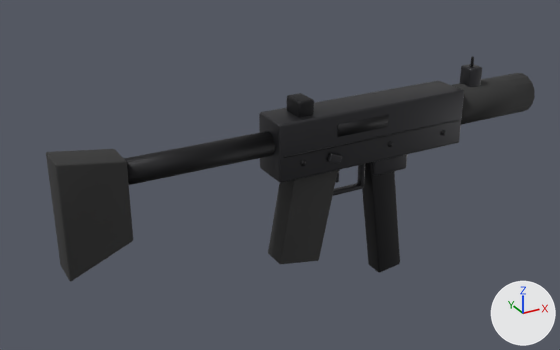
Two versions of the glTF model SourceArt/Models/SM_UMP.glb, one commit apart.
One viewpoint serves both versions: a camera (50 mm lens) standing at (-0.461, -0.718, 0.327) and looking at (-0.051, 0.028, -0.045). The axes (+X, +Y, +Z) are drawn at lower right. The lights are the same throughout. The older version comes first. Vertices at exactly the same position are counted once.

The first picture shows 'SM_UMP'.
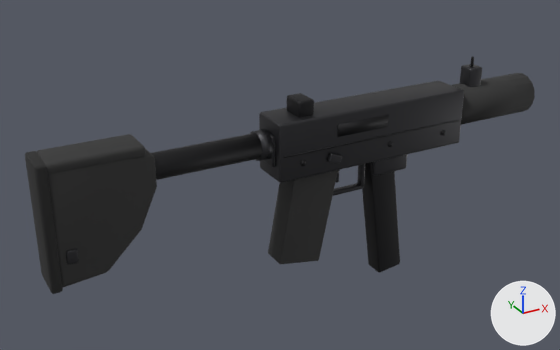
Where the change shows, as pixel boxes (x1, y1, x2, y2) in the pictures (560 x 350 px; the box of a moved part takes in the faces that stretch with it):
'SM_UMP', reshaped
    before: (46, 56, 535, 281)
    after: (25, 56, 535, 294)
part 1 of me_sm_ump, added
    after: (250, 129, 273, 161)
part 2 of me_sm_ump, added
    after: (260, 129, 275, 167)
part 3 of me_sm_ump, rebuilt
    before: (46, 149, 133, 281)
    after: (48, 149, 157, 287)
part 4 of me_sm_ump, added
    after: (36, 134, 146, 174)
part 5 of me_sm_ump, added (black)
    after: (25, 151, 63, 294)
part 6 of me_sm_ump, moved or reshaped
    before: (124, 131, 275, 185)
    after: (151, 131, 272, 180)

The change, as a diff of the scene's bpy script:
```diff
--- a/SourceArt/Models/SM_UMP.glb.py
+++ b/SourceArt/Models/SM_UMP.glb.py
@@ mat_m_rubber @@
+mat_m_rubber = principled_material('M_Rubber')
+mat_m_rubber.base_color = (0.02, 0.02, 0.02)  # black #272727
+mat_m_rubber.roughness = 0.95
@@ me_sm_ump @@
 # used by ob_sm_ump; location = (0.0, 0.0, 0.0)
-me_sm_ump.from_pydata(...)  # 1880 vertices, 3652 faces; spans x -0.32..0.3, y -0.031..0.036, z -0.196..0.072
+me_sm_ump.from_pydata(...)  # 2414 vertices, 4696 faces; spans x -0.34..0.3, y -0.031..0.036, z -0.196..0.072
+# me_sm_ump part 1: a new loose piece, an 8-sided cylinder along x spanning x -0.096..-0.084, y -0.018..0.018, z -0.008..0.028, in mat_m_steel (dark grey #3f3f42)
+# me_sm_ump part 2: the loose piece of 96 vertices spanning x -0.08..0.18, y -0.025..0.025, z -0.03..0.04 is copied, and the copy is scaled about its middle by (0.0113, 0.618, 0.523), then moved by (-0.132, 0.0, 0.0); it spans x -0.084..-0.08, y -0.015..0.015, z -0.013..0.023
+# me_sm_ump part 3: the loose piece of 96 vertices spanning x -0.32..-0.25, y -0.02..0.02, z -0.089..0.04 is rebuilt with 120 vertices and now spans x -0.33..-0.22, y -0.021..0.021, z -0.095..0.042
+# me_sm_ump part 4: a new loose piece of 96 vertices spanning x -0.33..-0.23, y -0.022..0.022, z 0.031..0.043, in mat_m_blackpolymer (dark grey #303030)
+# me_sm_ump part 5: a new loose piece of 96 vertices spanning x -0.34..-0.328, y -0.023..0.023, z -0.097..0.043, in mat_m_rubber (black #272727)
+# me_sm_ump part 6
+# 25 vertices are removed from x -0.28..-0.08, y -0.012..0.012, z -0.004..0.022
+# 92 faces are deleted
+# 16 vertices move within x -0.28..-0.08, y -0.014..0.014, z -0.004..0.024
+# 31 vertices are added at x -0.285..-0.08, y -0.012..0.012, z -0.005..0.022
+# 8 new vertices lie (0.2, 0.0, 0.0) away from vertices in x -0.28, y -0.012..0.012, z -0.002..0.022
+# 120 new faces join them, mat_m_darksteel (black #272729)
+# other edits to the shape of me_sm_ump do not show in these pictures
 me_sm_ump.materials.append(mat_m_steel)
@@ me_sm_ump @@
 me_sm_ump.materials.append(mat_m_blackpolymer)
+me_sm_ump.materials.append(mat_m_rubber)  # black #272727
```
